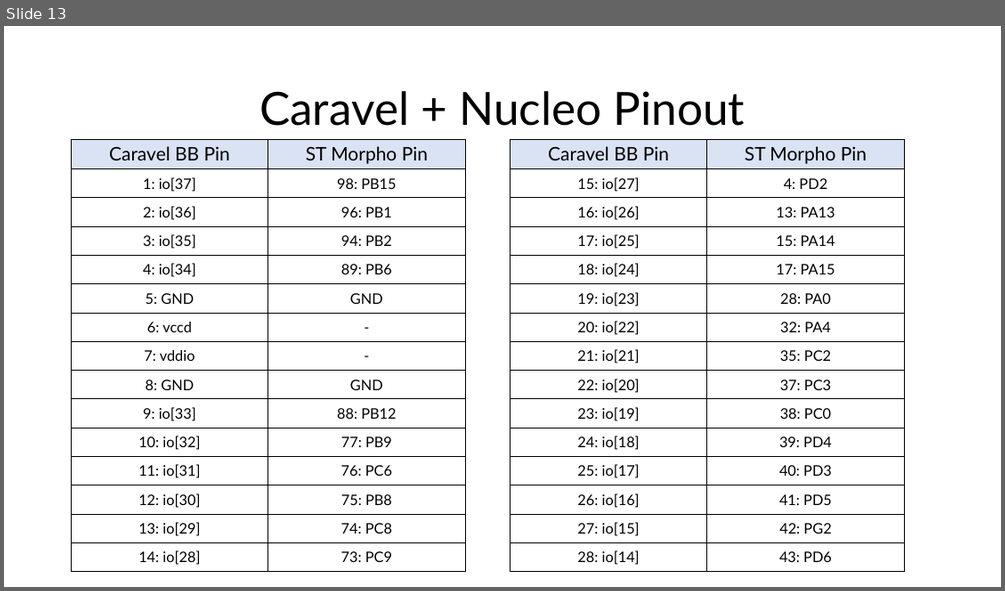
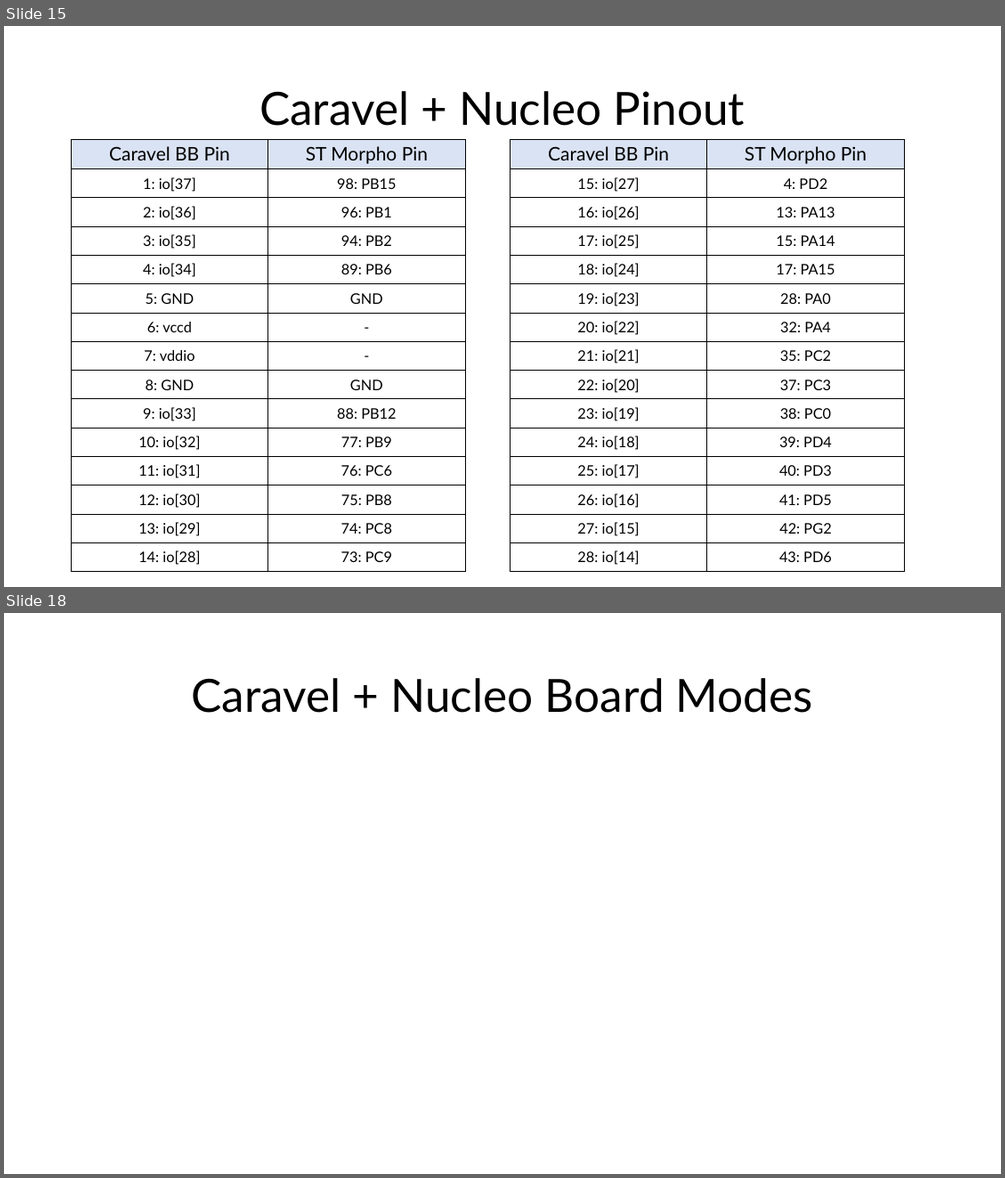
Before and after one commit to efabless/caravel_board, a slide deck: hardware/caravel_Nucleo/docs/Caravel+Nucleo Board.pptx. Shown one above the other, each under a label of ours: slide 13 before the commit, slides 15 and 18 after it; the slides between them are not shown. The pictures are 1005x591 and 1005x1178 pixels, drawn with LibreOffice and Linux fonts; fonts in the diff are those of the drawing; grey boxes stand for pictures. Boxes give left, top, right and bottom in pixels: in the first picture for what was removed or moved away, otherwise in the second. Text is boxed around its words. In the diff, an @@ line names an element or a change of style, - is before the commit and + after.

Commit message:
update caravel board Nucleo-144 hat

```diff
--- a/hardware/caravel_Nucleo/docs/Caravel+Nucleo Board.pptx
+++ b/hardware/caravel_Nucleo/docs/Caravel+Nucleo Board.pptx
@@ slide 18 added at (4, 613, 1001, 1174), background #FFFFFF @@
@@ title added at (191, 678, 813, 713), 44 pt, text #000000 @@
+Caravel + Nucleo Board Modes
@@ what was slide 13 is now slide 15 @@
```
Also in this commit, not shown: 5 slides changed, 4 other slides added, 2 slides removed, 10 other files.
